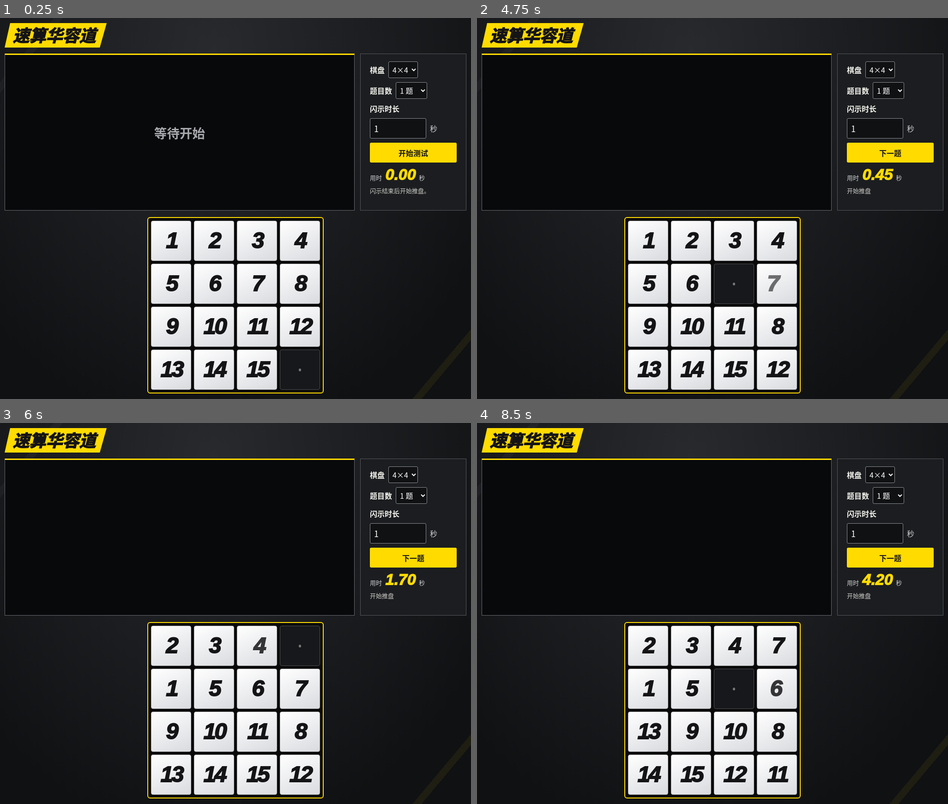
Above: before the commit, frames 1-4 (two rows, left to right).
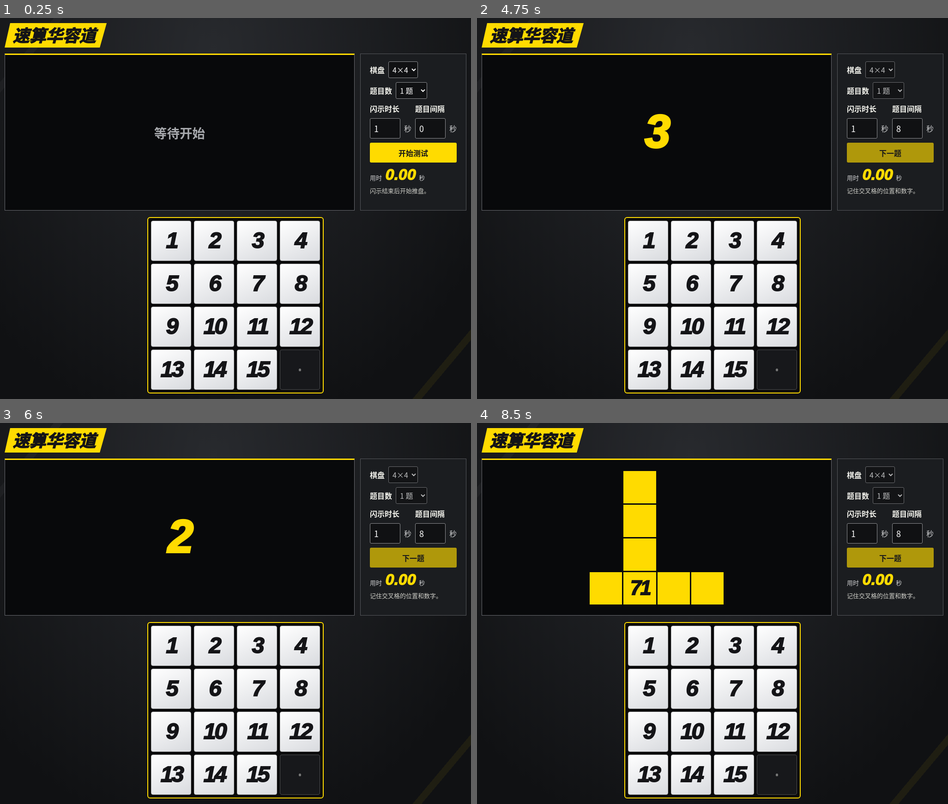
Above: after the commit, the same moments.

Repository: gaojiangjun0805-a11y/block-sum-puzzle
Game: browser game, page index.html
The game is run twice, just before and just after one commit, with the same random seed, the same clock (stepped at 60 frames per second) and the same inputs.
Inputs (mouse positions are in pixels of both pictures, inside the frame that each line leads up to):
- Up to frame 1 (0.25 s): no input
- Up to frame 2 (4.75 s): click "开始测试" at 0.27 s; hold Right 1.03-1.53 s; tap Space every 0.5 s from 1.1 to 4.6 s; hold Down 1.58-1.85 s; hold Left 1.9-2.47 s; hold Up 2.52-2.82 s; hold Right 2.87-3.53 s; hold Up 3.58-3.82 s; hold Left 3.87-4.3 s; hold Down 4.35-4.68 s; click (905, 128) at 4.52 s; type "8" at 4.52 s; tap Enter at 4.55 s; hold Right from 4.73 s (still down)
- Up to frame 3 (6 s): tap Space at 5.1, 5.6 s; release Right at 5.23 s; hold Down 5.28-5.55 s; hold Left from 5.6 s (still down)
- Up to frame 4 (8.5 s): tap Space every 0.5 s from 6.1 to 8.1 s; release Left at 6.17 s; hold Up 6.22-6.52 s; hold Right 6.57-7.23 s; hold Up 7.28-7.52 s; hold Left 7.57-8 s; hold Down 8.05-8.38 s; hold Right from 8.43 s (still down)

The runs differ from the first frame. In frame 1, 0.2% of the frame differs, in the area x 84-97%, y 22-32%; in frame 2, 3.5%; in frame 3, 3.8%; in frame 4, 8.1%, in the area x 23-97%, y 11-98%.

Commit message:
Add configurable flash gaps and change both center coordinates between questions

Diff:
--- a/arena.css
+++ b/arena.css
@@ -76,6 +76,8 @@
 .settings label { font-weight: 850; }
 .board-settings { display: flex; align-items: center; gap: 8px; }
 .board-settings select { padding: 4px; color: #fff; background: #101113; border: 1px solid #8d8e91; border-radius: 3px; }
+.timing-fields { display: grid; grid-template-columns: repeat(2, minmax(0, 1fr)); gap: 8px; }
+.timing-field { display: grid; gap: 9px; min-width: 0; }
 .duration { display: flex; align-items: center; gap: 8px; color: #d0d1d2; }
 .duration input {
   width: min(100%, 122px);
@@ -156,6 +158,8 @@
   .board-settings label { white-space: nowrap; }
   .board-settings select { padding-inline: 2px; font-size: 12px; }
   .duration { gap: 4px; }
+  .timing-fields { grid-template-columns: minmax(0, 1fr); }
+  .timing-field { gap: 6px; }
   .duration input { width: 67px; font-size: 15px; }
   .time-readout { font-size: 11px; gap: 4px; }
   .status { font-size: 11px; }
--- a/game.js
+++ b/game.js
@@ -3,6 +3,7 @@
 const boardElement = document.querySelector('#board');
 const form = document.querySelector('#settings');
 const duration = document.querySelector('#duration');
+const questionGap = document.querySelector('#question-gap');
 const boardSize = document.querySelector('#board-size');
 const questionCount = document.querySelector('#question-count');
 const tabs = document.querySelector('#question-tabs');
@@ -11,7 +12,6 @@
 const verificationResult = document.querySelector('#verification-result');
 const questionNames = ['一', '二', '三', '四', '五', '六', '七', '八', '九', '十'].map(number => `题目${number}`);
 const countdownLength = 3000;
-const flashGap = 80;
 const start = document.querySelector('#start');
 const screenLabel = document.querySelector('#screen-label');
 const screenCross = document.querySelector('#screen-cross');
@@ -96,8 +96,14 @@
   const seed = crypto.getRandomValues(new Uint32Array(1))[0];
   const random = puzzle.randomFrom(seed);
   const used = questions.map(question => question.goal);
+  let previousCenter = questions.at(-1)?.board.length === size ** 2 ? questions.at(-1).center : null;
   questions = Array.from({ length: Number(questionCount.value) }, () => {
-    const center = Math.floor(random() * size ** 2);
+    const centers = Array.from({ length: size ** 2 }, (_, index) => index).filter(index =>
+      previousCenter === null || (Math.floor(index / size) !== Math.floor(previousCenter / size) &&
+        index % size !== previousCenter % size)
+    );
+    const center = centers[Math.floor(random() * centers.length)];
+    previousCenter = center;
     const board = puzzle.newBoard(size);
     const frame = puzzle.frameAt(center, size);
     const goal = puzzle.generateGoal(board, 6, random, used, size, [frame]);
@@ -206,6 +212,7 @@
   playStartedAt = performance.now();
   timerFrame = requestAnimationFrame(updateTimer);
   duration.disabled = false;
+  questionGap.disabled = false;
   boardSize.disabled = false;
   questionCount.disabled = false;
   start.disabled = false;
@@ -223,6 +230,11 @@
     status.textContent = '请输入 0.01 秒以上，最多两位小数。';
     return;
   }
+  const flashGap = questionGap.valueAsNumber === 0 ? 0 : puzzle.flashMilliseconds(questionGap.valueAsNumber);
+  if (flashGap === null) {
+    status.textContent = '题目间隔请输入 0 秒以上，最多两位小数。';
+    return;
+  }
   const restart = phase !== 'ready';
   phase = 'preview';
   if (restart) newQuestions();
@@ -230,6 +242,7 @@
   stopTimer();
   showElapsed(0);
   duration.disabled = true;
+  questionGap.disabled = true;
   boardSize.disabled = true;
   questionCount.disabled = true;
   start.disabled = true;
@@ -251,15 +264,22 @@
       showQuestion(index);
       hideAt = now + milliseconds;
     } else if (now >= hideAt) {
-      screenCross.hidden = true;
-      flashOrder.hidden = true;
       index += 1;
       if (index === questions.length) {
+        screenCross.hidden = true;
+        flashOrder.hidden = true;
         beginAnswering();
         return;
       }
-      showAt = now + flashGap;
-      hideAt = null;
+      if (flashGap === 0) {
+        showQuestion(index);
+        hideAt = now + milliseconds;
+      } else {
+        screenCross.hidden = true;
+        flashOrder.hidden = true;
+        showAt = now + flashGap;
+        hideAt = null;
+      }
     }
 
     requestAnimationFrame(paint);
--- a/index.html
+++ b/index.html
@@ -41,10 +41,21 @@
           <option value="10">10 题</option>
         </select>
       </div>
-      <label for="duration">闪示时长</label>
-      <div class="duration">
-        <input id="duration" type="number" min="0.01" step="0.01" value="1" inputmode="decimal" required>
-        <span>秒</span>
+      <div class="timing-fields">
+        <div class="timing-field">
+          <label for="duration">闪示时长</label>
+          <div class="duration">
+            <input id="duration" type="number" min="0.01" step="0.01" value="1" inputmode="decimal" required>
+            <span>秒</span>
+          </div>
+        </div>
+        <div class="timing-field">
+          <label for="question-gap">题目间隔</label>
+          <div class="duration">
+            <input id="question-gap" type="number" min="0" step="0.01" value="0" inputmode="decimal" required>
+            <span>秒</span>
+          </div>
+        </div>
       </div>
       <button class="start" id="start" type="submit">开始测试</button>
       <div class="time-readout">
